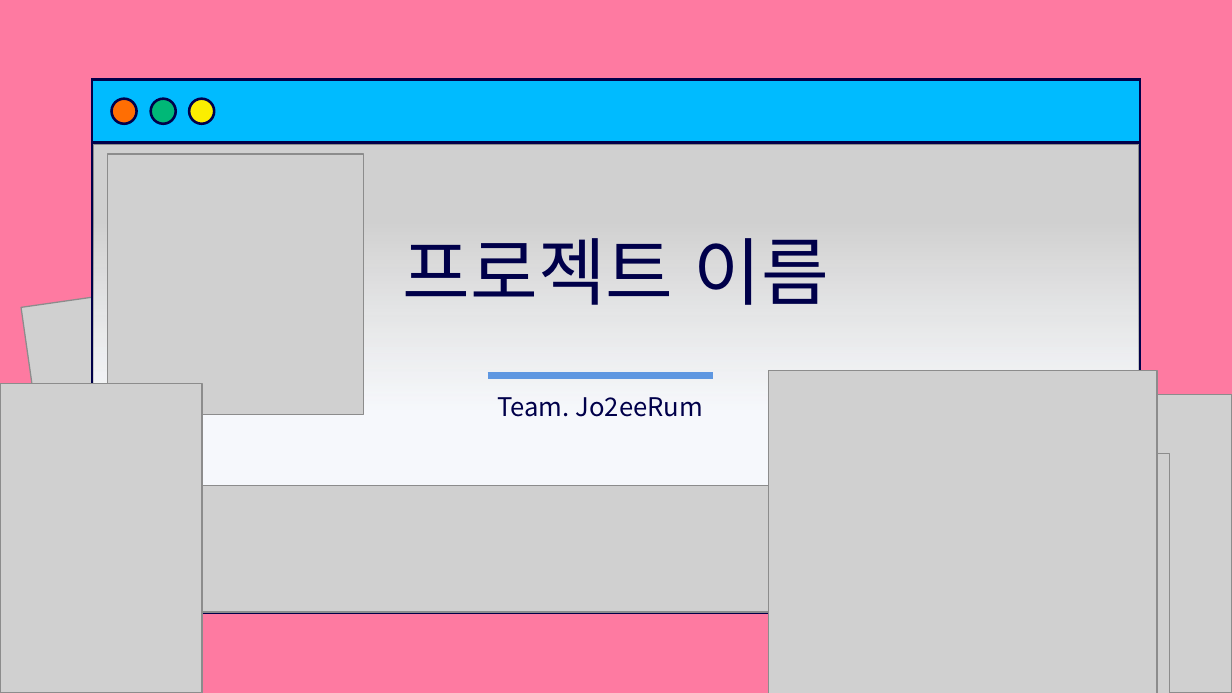
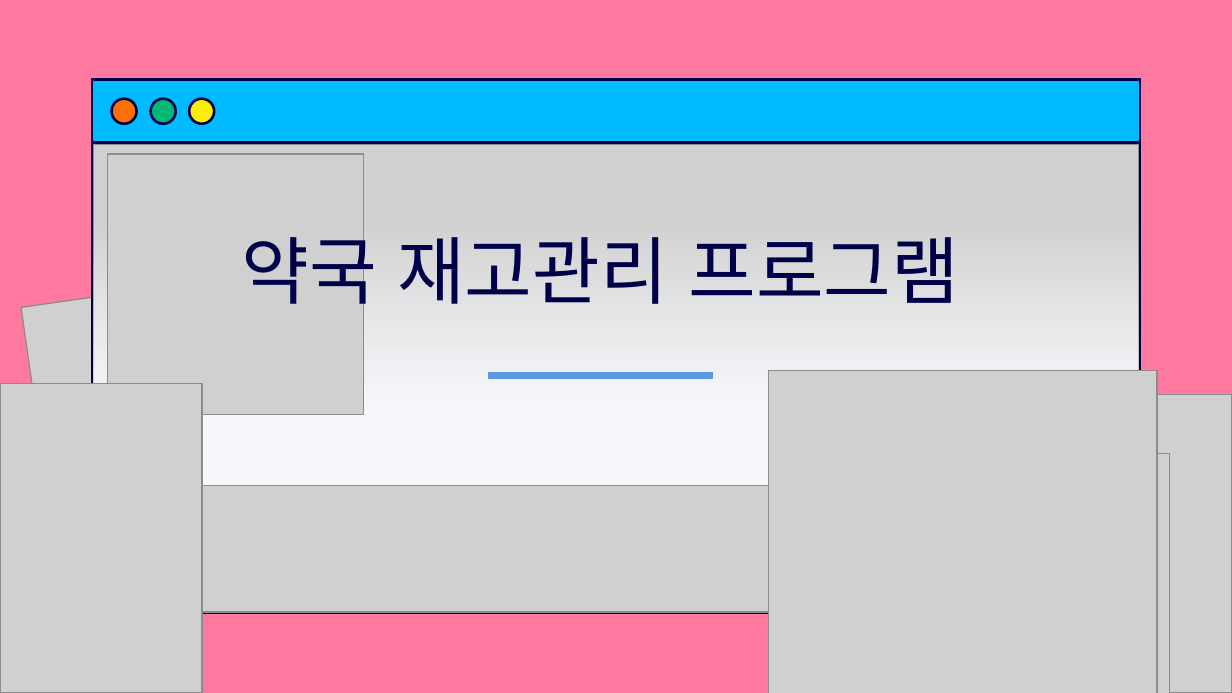
Before and after one commit to jhy0409/teamPrj, a slide deck: slide 1 of PPT/210421_빛창식과 아이들_사진추가본.pptx. Drawn at 1232x693 pixels with LibreOffice and Linux fonts; fonts in the diff are those of the drawing; grey boxes stand for pictures. Boxes give left, top, right and bottom in pixels: in the first picture for what was removed or moved away, otherwise in the second. Text is boxed around its words. In the diff, an @@ line names an element or a change of style, - is before the commit and + after.

```diff
--- a/PPT/210421_빛창식과 아이들_사진추가본.pptx
+++ b/PPT/210421_빛창식과 아이들_사진추가본.pptx
@@ text at (241, 223, 960, 317): text changed @@
-프로젝트 이름
+약국 재고관리 프로그램
@@ text removed at (497, 397, 704, 417) @@
-Team. Jo2eeRum
```
Also in this commit, not shown: 1 other slide changed, 12 slides added, 10 slides removed.
